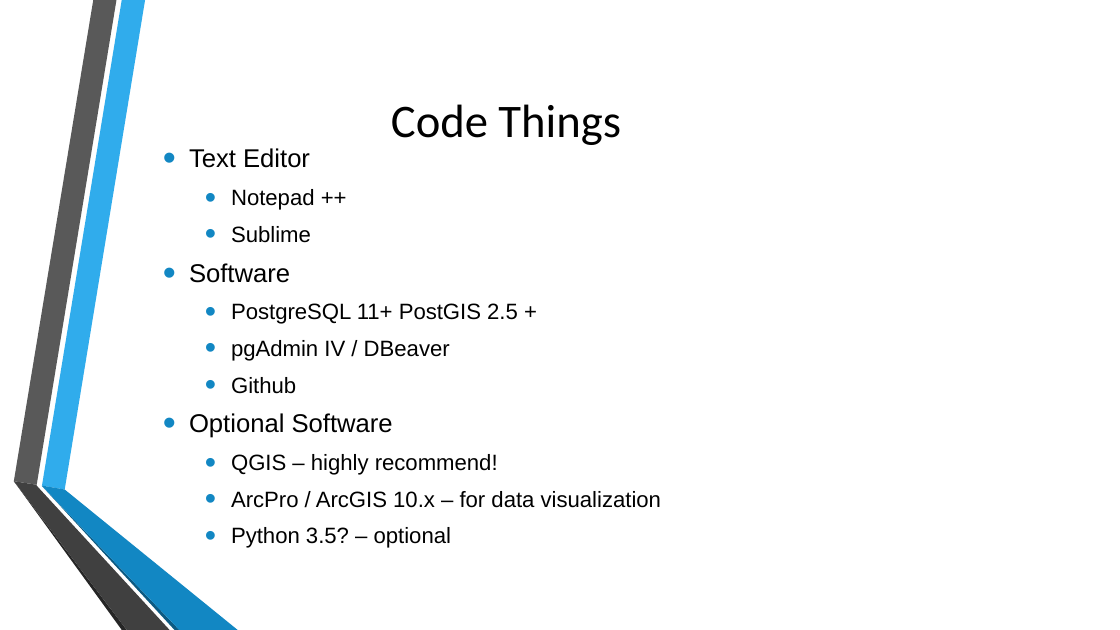
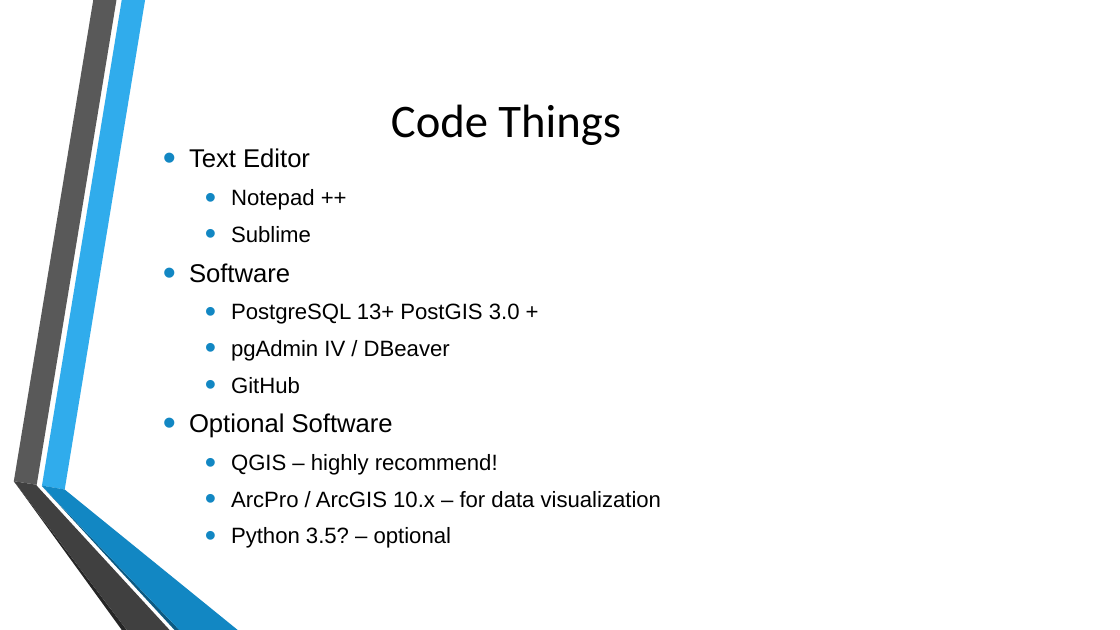
Before and after one commit to MGIS-UMN/GIS5577_week1, a slide deck: slide 5 of why_postgresql.odp. Drawn at 1120x630 pixels with LibreOffice and Linux fonts; fonts in the diff are those of the drawing; background and template pictures are left out. Boxes give left, top, right and bottom in pixels: in the first picture for what was removed or moved away, otherwise in the second. Text is boxed around its words. In the diff, an @@ line names an element or a change of style, - is before the commit and + after.

```diff
--- a/why_postgresql.odp
+++ b/why_postgresql.odp
@@ text at <box>231,303,520,324</box>: text changed @@
-  • PostgreSQL 11+ PostGIS 2.5 +
+  • PostgreSQL 13+ PostGIS 3.0 +
@@ text at <box>231,377,300,394</box>: text changed @@
-  • Github
+  • GitHub
```
Also in this commit, not shown: 3 slides added.
